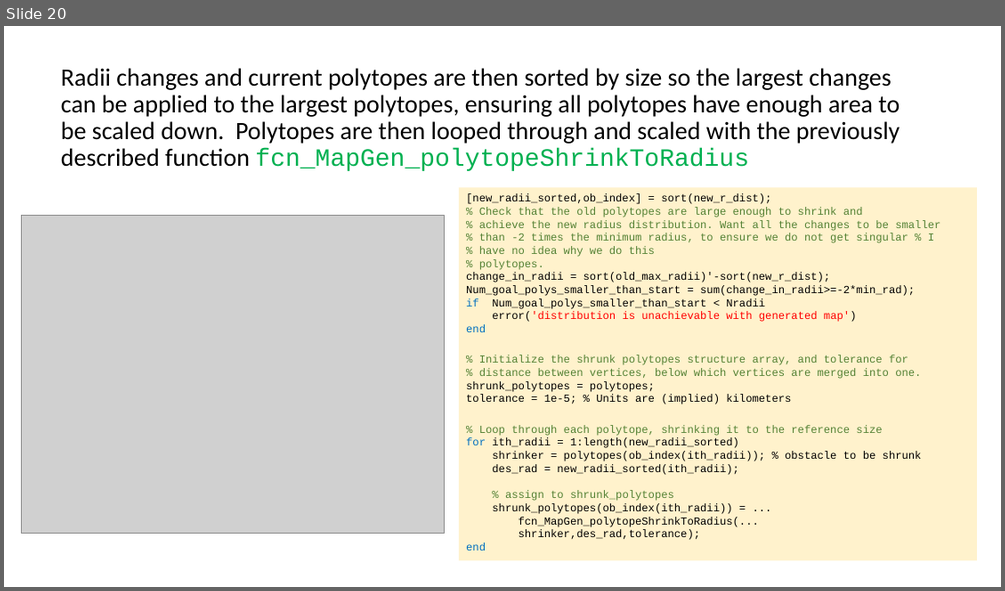
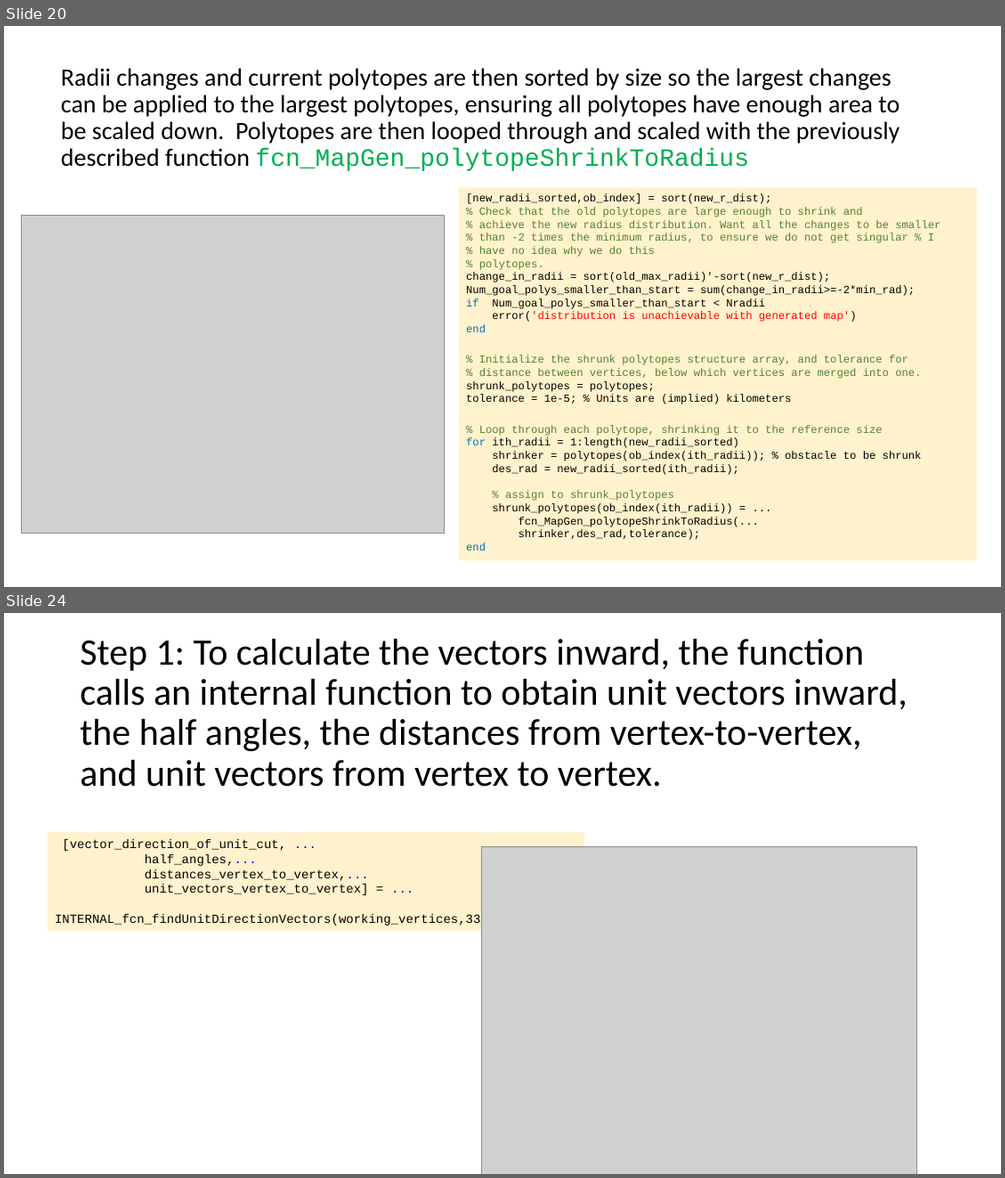
Before and after one commit to ivsg-psu/PathPlanning_MapTools_MapGenClassLibrary, a slide deck: Documents/MapGenClassLibrary.pptx. Shown one above the other, each under a label of ours: slide 20 before the commit, slides 20 and 24 after it; the slides between them are not shown. The pictures are 1005x591 and 1005x1178 pixels, drawn with LibreOffice and Linux fonts; fonts in the diff are those of the drawing; grey boxes stand for pictures. Boxes give left, top, right and bottom in pixels: in the first picture for what was removed or moved away, otherwise in the second. Text is boxed around its words. In the diff, an @@ line names an element or a change of style, - is before the commit and + after.

Commit message:
FIX: found and fixed several bugs in the edge shrinking, and updated the documentation for the changes. Bugs were in area calculation of CentroidAndArea, and several other functions related to shrinking from edges.

```diff
--- a/Documents/MapGenClassLibrary.pptx
+++ b/Documents/MapGenClassLibrary.pptx
@@ slide 24 added at box(4, 613, 1001, 1174), background #FFFFFF @@
@@ title added at box(80, 639, 907, 787), 36 pt, text #000000 @@
+Step 1: To calculate the vectors inward, the function calls an internal function to obtain unit vectors inward, the half angles, the distances from vertex-to-vertex, and unit vectors from vertex to vertex.
@@ rectangle added at box(48, 832, 584, 930), fill #FFF2CC, 12 pt, text #000000 @@
+[vector_direction_of_unit_cut, ...
+half_angles,...
+distances_vertex_to_vertex,...
+unit_vectors_vertex_to_vertex] = ...
+INTERNAL_fcn_findUnitDirectionVectors(working_vertices,333);
@@ picture added at box(481, 846, 917, 1174) @@
```
Also in this commit, not shown: 15 other slides added, 6 other files.
